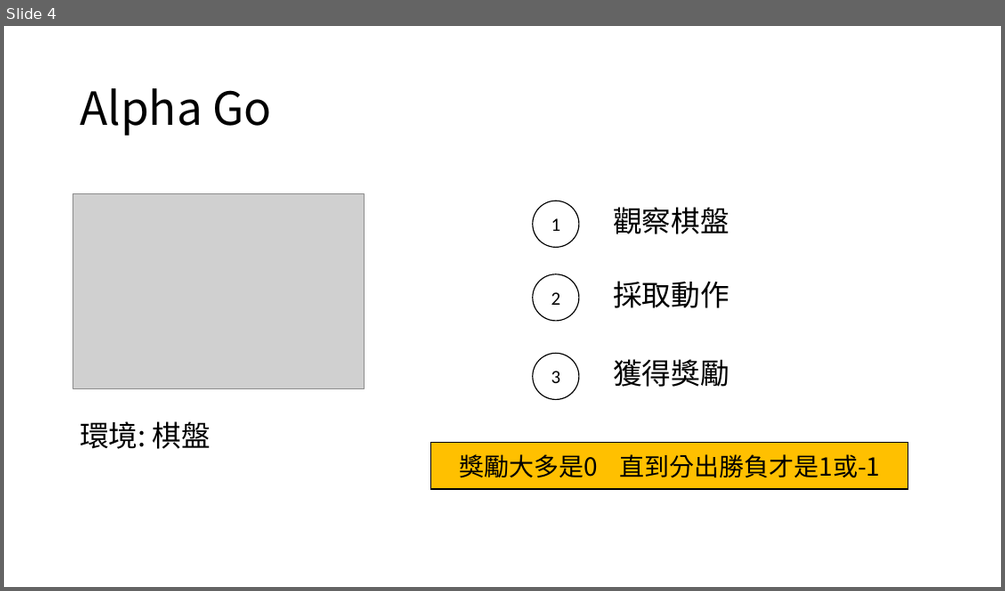
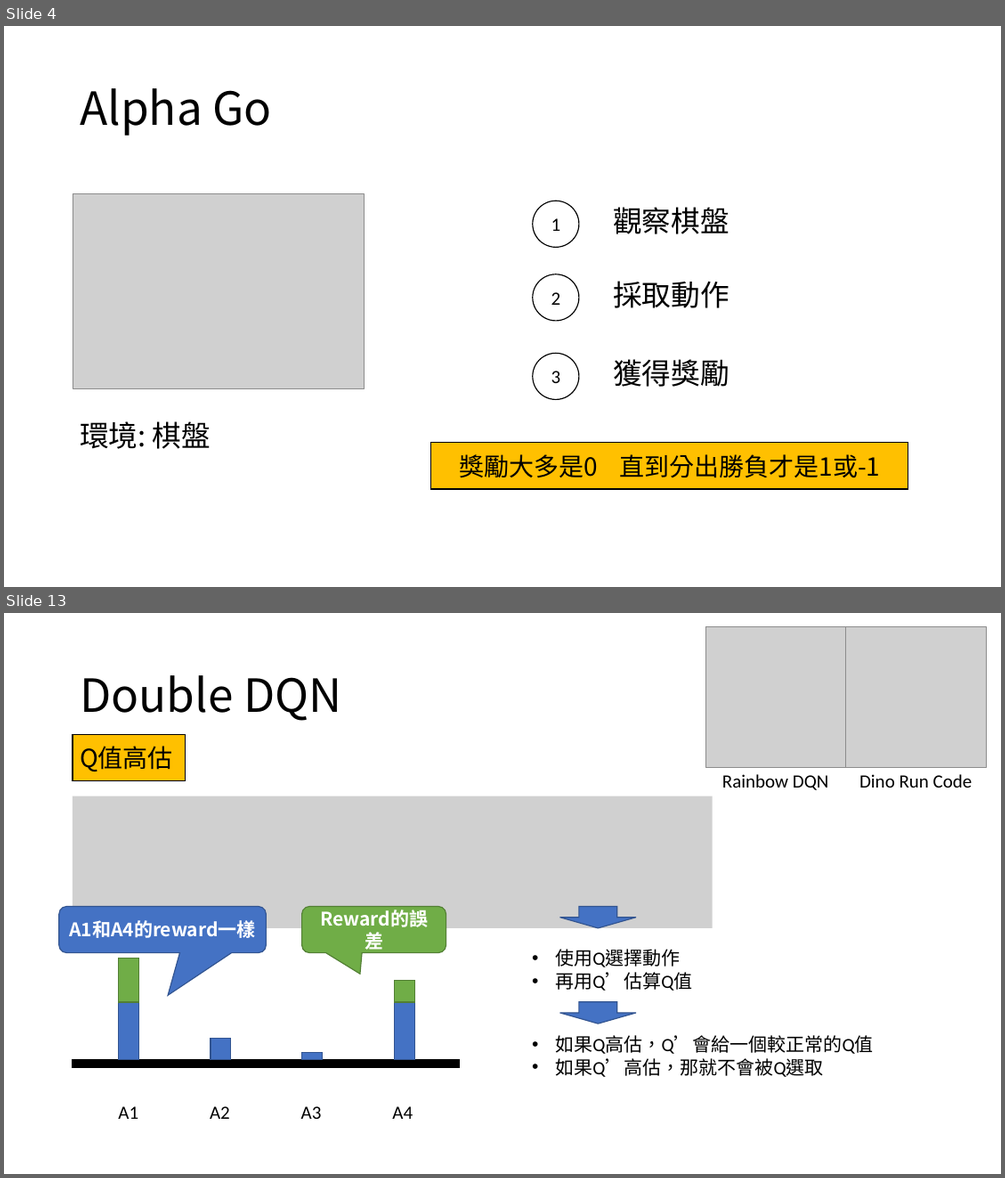
Before and after one commit to 312707047/Dino-Run-with-Rainbow-DQN, a slide deck: 107302002.pptx. Shown one above the other, each under a label of ours: slide 4 before the commit, slides 4 and 13 after it; the slides between them are not shown. The pictures are 1005x591 and 1005x1178 pixels, drawn with LibreOffice and Linux fonts; fonts in the diff are those of the drawing; grey boxes stand for pictures. Boxes give left, top, right and bottom in pixels: in the first picture for what was removed or moved away, otherwise in the second. Text is boxed around its words. In the diff, an @@ line names an element or a change of style, - is before the commit and + after.

```diff
--- a/107302002.pptx
+++ b/107302002.pptx
@@ slide 13 added at box(4, 613, 1001, 1174), background #FFFFFF @@
@@ picture added at box(705, 627, 846, 768) @@
@@ picture added at box(846, 627, 987, 768) @@
@@ title added at box(80, 675, 342, 721), 44 pt, text #000000 @@
+Double DQN
@@ rectangle added at box(73, 735, 186, 781), fill #FFC000, outline #000000 1 pt, 24 pt, text #000000 @@
+Q值高估
@@ picture added at box(73, 796, 713, 929) @@
@@ text added at box(722, 774, 829, 790), 18 pt, text #000000 @@
+Rainbow DQN
@@ text added at box(859, 774, 972, 787), 18 pt, text #000000 @@
+Dino Run Code
@@ rounded speech box added at box(59, 906, 267, 952), fill #4472C4, outline #325491 1 pt, 18 pt, text #FFFFFF, bold @@
+A1和A4的reward一樣
@@ rounded speech box added at box(301, 906, 446, 952), fill #70AD47, outline #538035 1 pt, 18 pt, text #FFFFFF, bold @@
+Reward的誤差
@@ down arrow added at box(560, 906, 637, 928), fill #4472C4, outline #325491 1 pt @@
@@ rectangle added at box(119, 958, 138, 1003), fill #70AD47, outline #538035 1 pt @@
@@ text added at box(555, 949, 692, 990), 18 pt, text #000000 @@
+• 使用Q選擇動作
+• 再用Q’估算Q值
@@ rectangle added at box(395, 981, 414, 1002), fill #70AD47, outline #538035 1 pt @@
@@ rectangle added at box(119, 1002, 138, 1060), fill #4472C4, outline #325491 1 pt @@
@@ rectangle added at box(395, 1002, 414, 1060), fill #4472C4, outline #325491 1 pt @@
@@ down arrow added at box(560, 1002, 637, 1023), fill #4472C4, outline #325491 1 pt @@
@@ rectangle added at box(210, 1038, 231, 1060), fill #4472C4, outline #325491 1 pt @@
@@ text added at box(555, 1035, 873, 1077), 18 pt, text #000000 @@
+• 如果Q高估，Q’會給一個較正常的Q值
+• 如果Q’高估，那就不會被Q選取
@@ rectangle added at box(73, 1060, 461, 1067), fill #000000, outline #000000 1 pt @@
@@ rectangle added at box(301, 1052, 322, 1060), fill #4472C4, outline #325491 1 pt @@
@@ text added at box(118, 1106, 138, 1119), 18 pt, text #000000 @@
+A1
@@ text added at box(210, 1106, 230, 1119), 18 pt, text #000000 @@
+A2
@@ text added at box(301, 1106, 322, 1119), 18 pt, text #000000 @@
+A3
@@ text added at box(392, 1106, 413, 1119), 18 pt, text #000000 @@
+A4
```
Also in this commit, not shown: 3 slides changed, 7 other slides added, 22 other files.
